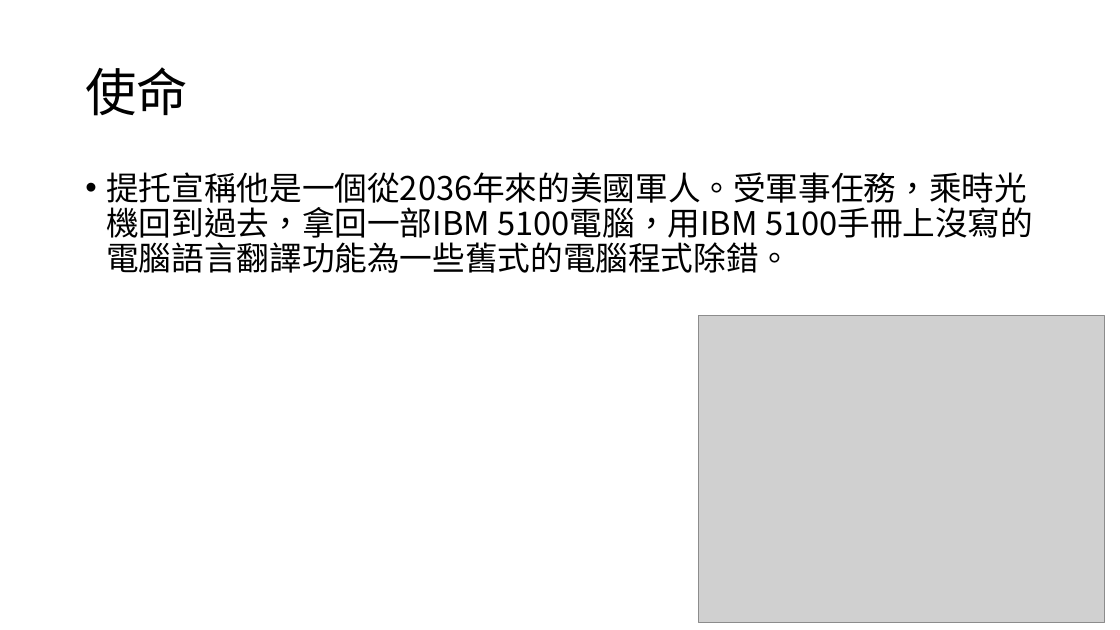
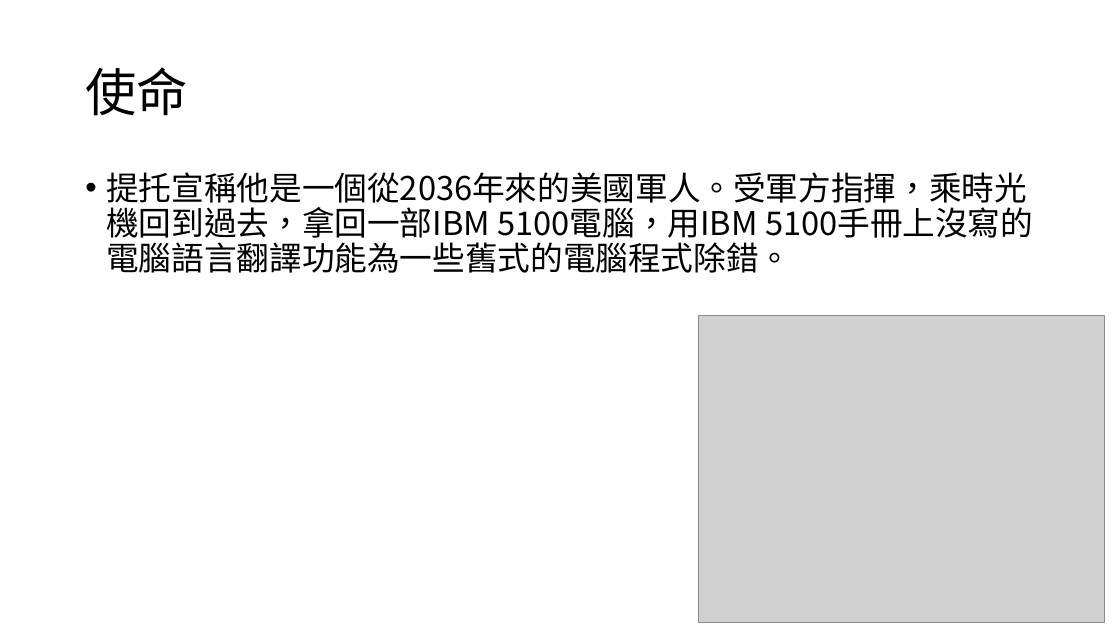
Before and after one commit to TaiChunYen/git, a slide deck: slide 15 of W044週報_戴君諺.pptx. Drawn at 1120x630 pixels with LibreOffice and Linux fonts; fonts in the diff are those of the drawing; grey boxes stand for pictures. Boxes give left, top, right and bottom in pixels: in the first picture for what was removed or moved away, otherwise in the second. Text is boxed around its words. In the diff, an @@ line names an element or a change of style, - is before the commit and + after.

```diff
--- a/W044週報_戴君諺.pptx
+++ b/W044週報_戴君諺.pptx
@@ text at [106,172,1027,273]: text changed @@
-• 提托宣稱他是一個從2036年來的美國軍人。受軍事任務，乘時光機回到過去，拿回一部IBM 5100電腦，用IBM 5100手冊上沒寫的電腦語言翻譯功能為一些舊式的電腦程式除錯。
+• 提托宣稱他是一個從2036年來的美國軍人。受軍方指揮，乘時光機回到過去，拿回一部IBM 5100電腦，用IBM 5100手冊上沒寫的電腦語言翻譯功能為一些舊式的電腦程式除錯。
```
Also in this commit, not shown: 11 other slides changed.
